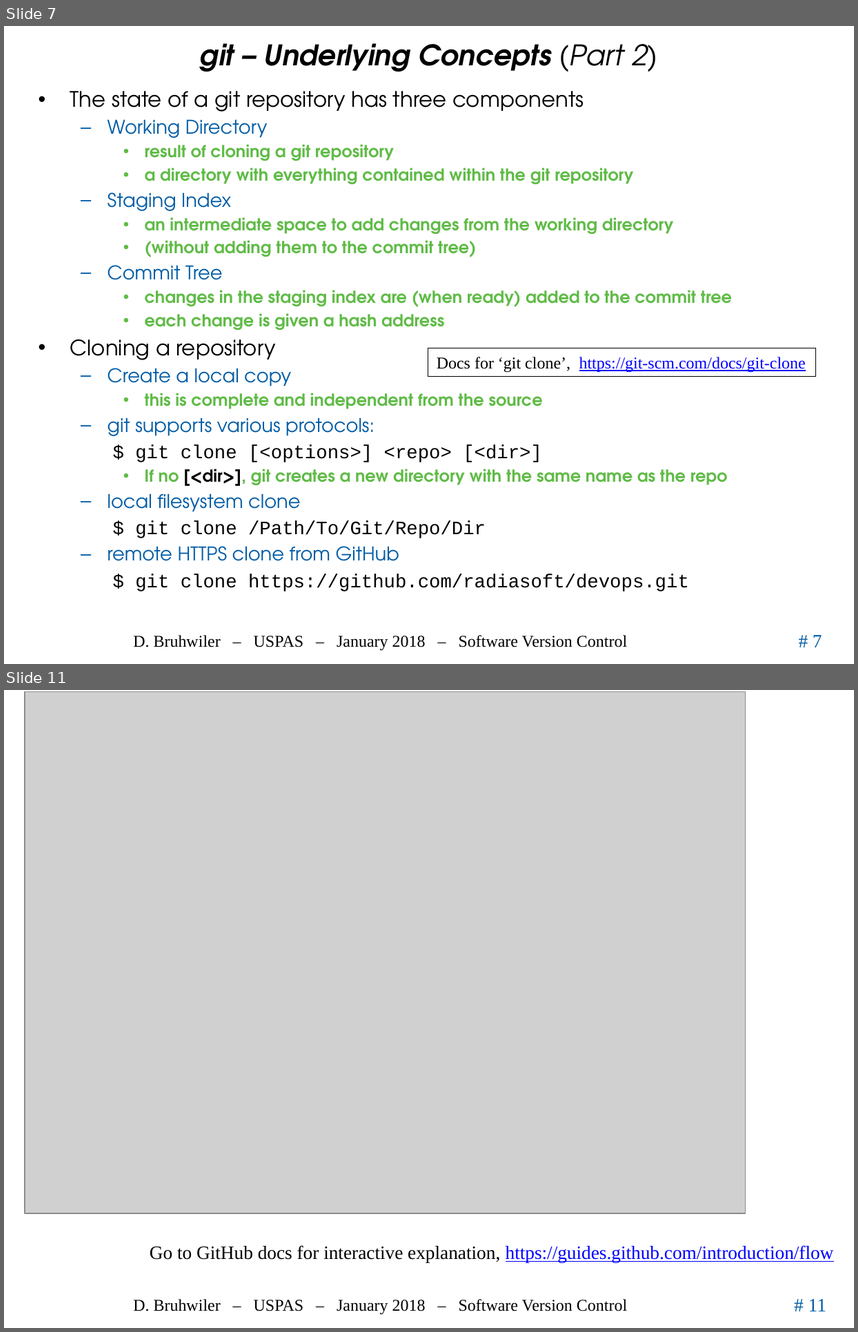
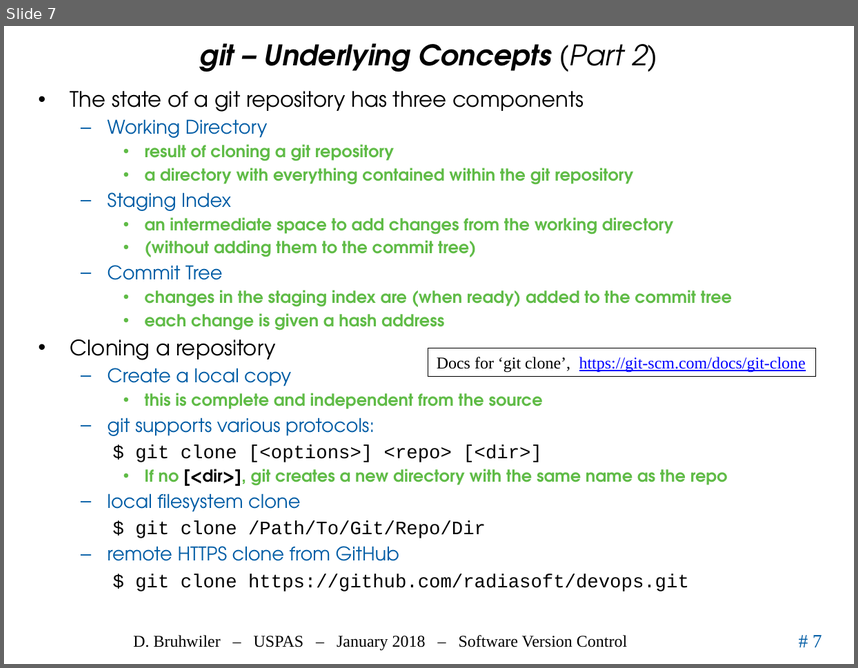
Before and after one commit to uspas/simbeamplasma18, a slide deck: software_version_control/02_VersionCont.pptx. Shown one above the other, each under a label of ours: slides 7 and 11 before the commit, slide 7 after it; the slides between them are not shown. The pictures are 858x1332 and 858x668 pixels, drawn with LibreOffice and Linux fonts; fonts in the diff are those of the drawing; grey boxes stand for pictures; background and template pictures are left out. Boxes give left, top, right and bottom in pixels: in the first picture for what was removed or moved away, otherwise in the second. Text is boxed around its words. In the diff, an @@ line names an element or a change of style, - is before the commit and + after.

```diff
--- a/software_version_control/02_VersionCont.pptx
+++ b/software_version_control/02_VersionCont.pptx
@@ slide 11 removed at [4,690,854,1328], background #FFFFFF; not listed: 3 template elements that a slide beside it also shows @@
@@ picture removed at [25,691,745,1214] @@
@@ text removed at [150,1245,834,1262] @@
-Go to GitHub docs for interactive explanation, https://guides.github.com/introduction/flow
```
Also in this commit, not shown: 6 slides changed, 7 slides added, 1 other slide removed, 2 other files.
